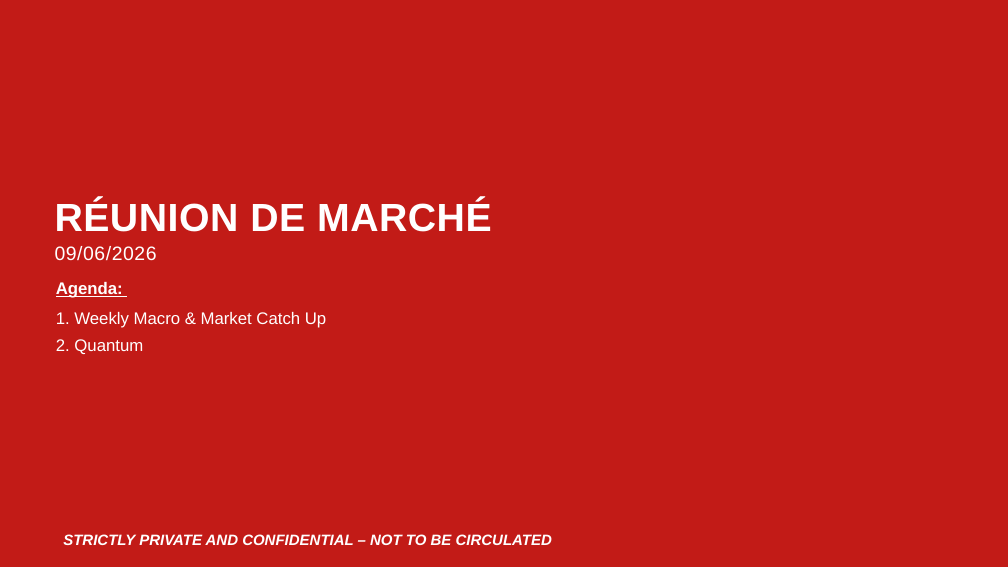
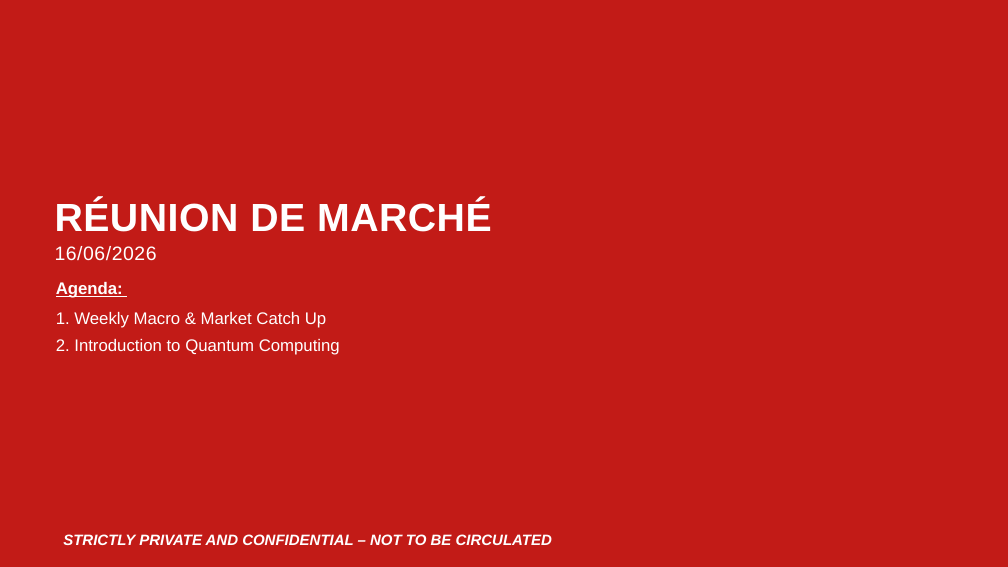
Before and after one commit to yessinemx/Quantum-Computing, a slide deck: slide 1 of Réunion de marché 16062026.pptx. Drawn at 1008x567 pixels with LibreOffice and Linux fonts; fonts in the diff are those of the drawing; background and template pictures are left out. Boxes give left, top, right and bottom in pixels: in the first picture for what was removed or moved away, otherwise in the second. Text is boxed around its words. In the diff, an @@ line names an element or a change of style, - is before the commit and + after.

```diff
--- a/Réunion de marché 16062026.pptx
+++ b/Réunion de marché 16062026.pptx
@@ text at box(55, 246, 157, 261): text changed @@
-09/06/2026
+16/06/2026
@@ text at box(56, 339, 340, 355): text changed @@
-2. Quantum
+2. Introduction to Quantum Computing
```
Also in this commit, not shown: 1 other slide changed, 15 slides added.
